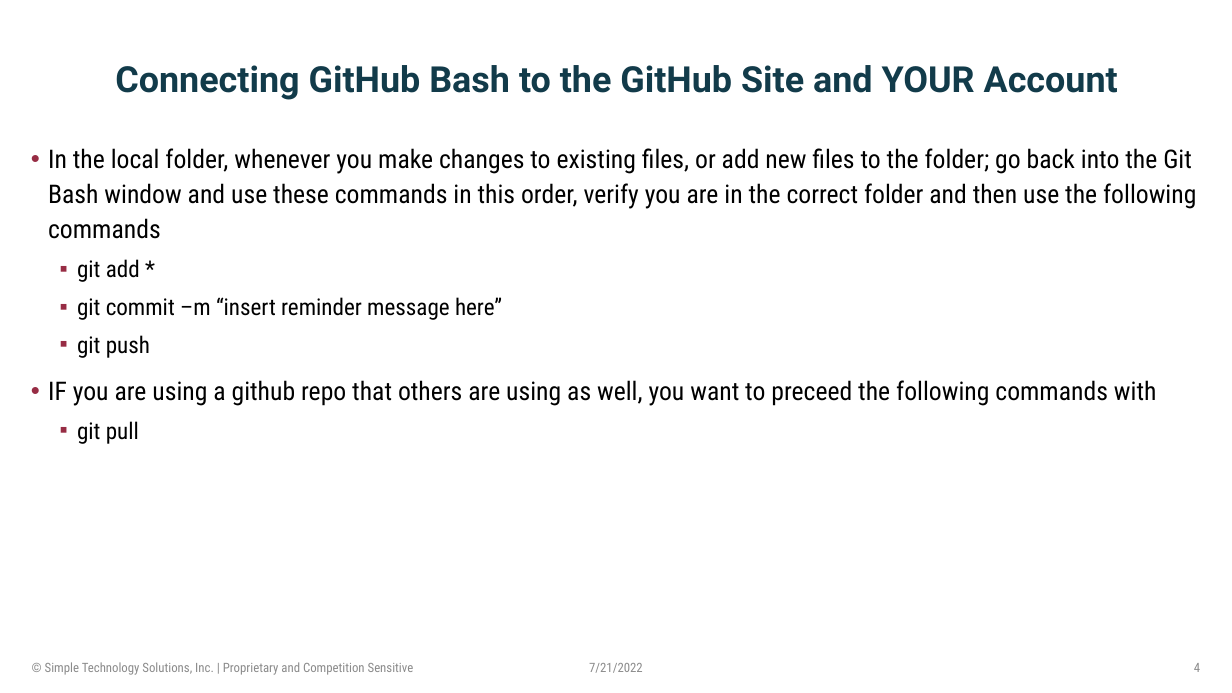
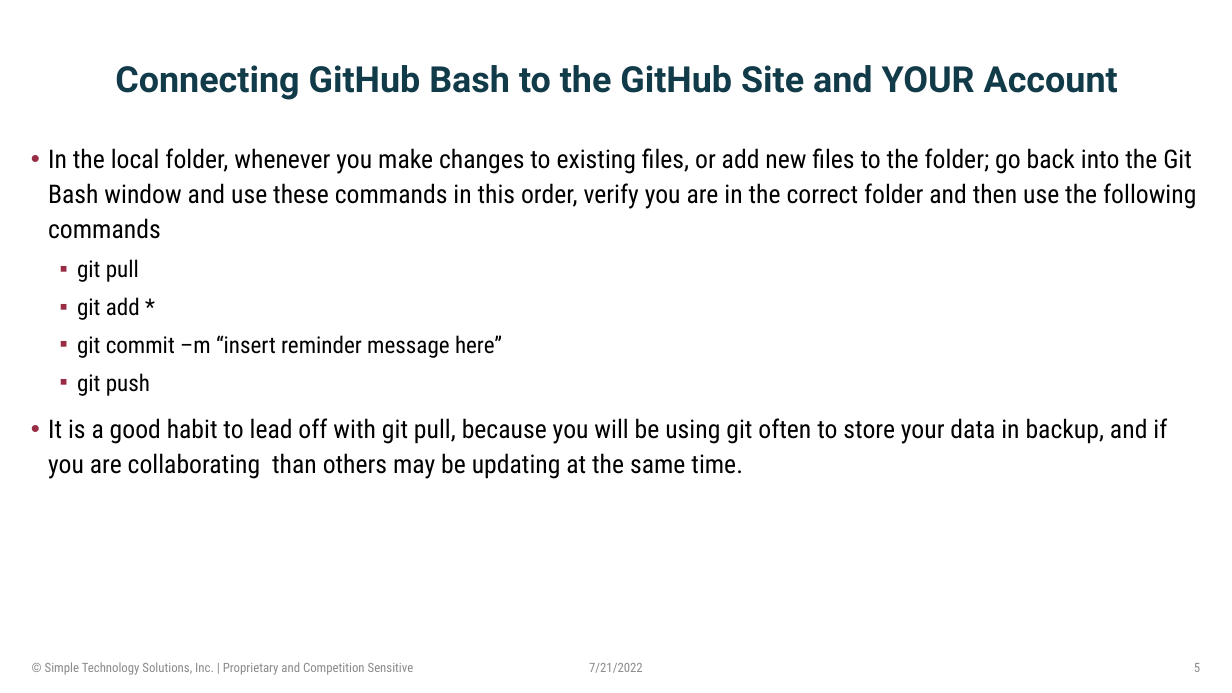
Before and after one commit to ArthurSGautesen/Week3-Terraform, a slide deck: slide 5 of Week3-GitHub_And_Terraform.pptx (slide 4 before the commit). Drawn at 1232x693 pixels with LibreOffice and Linux fonts; fonts in the diff are those of the drawing; background and template pictures are left out. Boxes give left, top, right and bottom in pixels: in the first picture for what was removed or moved away, otherwise in the second. Text is boxed around its words. In the diff, an @@ line names an element or a change of style, - is before the commit and + after.

```diff
--- a/Week3-GitHub_And_Terraform.pptx
+++ b/Week3-GitHub_And_Terraform.pptx
@@ text at [77,259,139,282]: paragraph added @@
+  ▪ git pull
@@ text at [48,418,1167,479]: text changed @@
-• IF you are using a github repo that others are using as well, you want to preceed the following commands with
-  ▪ git pull
+• It is a good habit to lead off with git pull, because you will be using git often to store your data in backup, and if you are collaborating than others may be updating at the same time.
@@ page number at [1194,663,1200,672]: text changed @@
-4
+5
```
Also in this commit, not shown: 1 other slide changed, 1 slide added.
